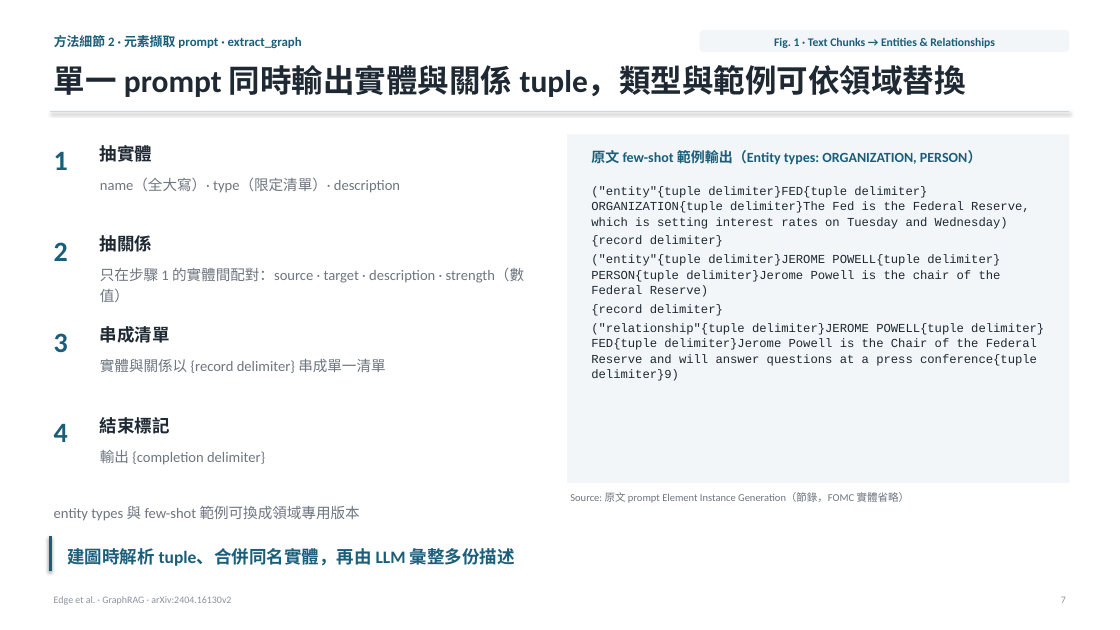
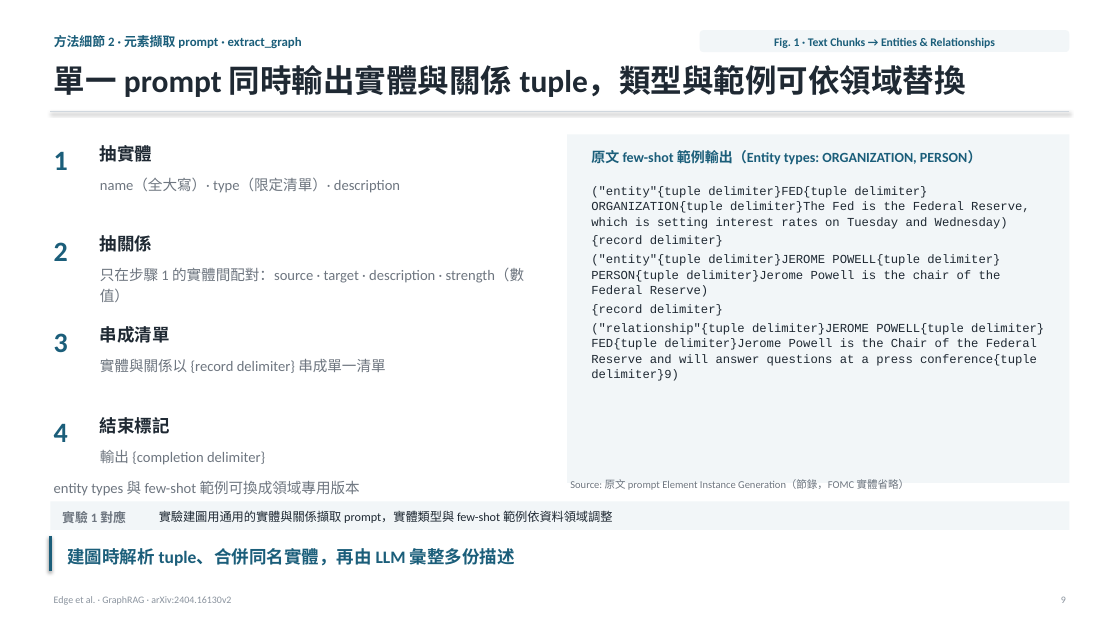
Before and after one commit to Moris-Zhan/CV-RAG-LLM-Papers, a slide deck: slide 9 of RAG/2024_GraphRAG/graph-rag-full-slides_zh-TW.pptx (slide 7 before the commit). Drawn at 1120x630 pixels with LibreOffice and Linux fonts; fonts in the diff are those of the drawing. Boxes give left, top, right and bottom in pixels: in the first picture for what was removed or moved away, otherwise in the second. Text is boxed around its words. In the diff, an @@ line names an element or a change of style, - is before the commit and + after.

```diff
--- a/RAG/2024_GraphRAG/graph-rag-full-slides_zh-TW.pptx
+++ b/RAG/2024_GraphRAG/graph-rag-full-slides_zh-TW.pptx
@@ text "entity types 與 few-shot 範例可換成領域專用版本": place and size @@
-text "entity types 與 few-shot 範例可換成領域專用版本" at [54,506,360,521]
+text "entity types 與 few-shot 範例可換成領域專用版本" at [54,481,360,496]
@@ text "Source: 原文 prompt Element Instance ...": place and size @@
-text "Source: 原文 prompt Element Instance ..." at [570,492,910,503]
+text "Source: 原文 prompt Element Instance ..." at [570,479,910,490]
@@ rectangle added at [50,502,1070,530], fill #F2F6F8 @@
@@ text added at [62,511,126,523], 11 pt, text #6E7680, bold @@
+實驗 1 對應
@@ text added at [159,510,613,523], 10.5 pt, text #1F2933 @@
+實驗建圖用通用的實體與關係擷取 prompt，實體類型與 few-shot 範例依資料領域調整
```
Also in this commit, not shown: 23 other slides changed, 15 slides added, 5 other files.
